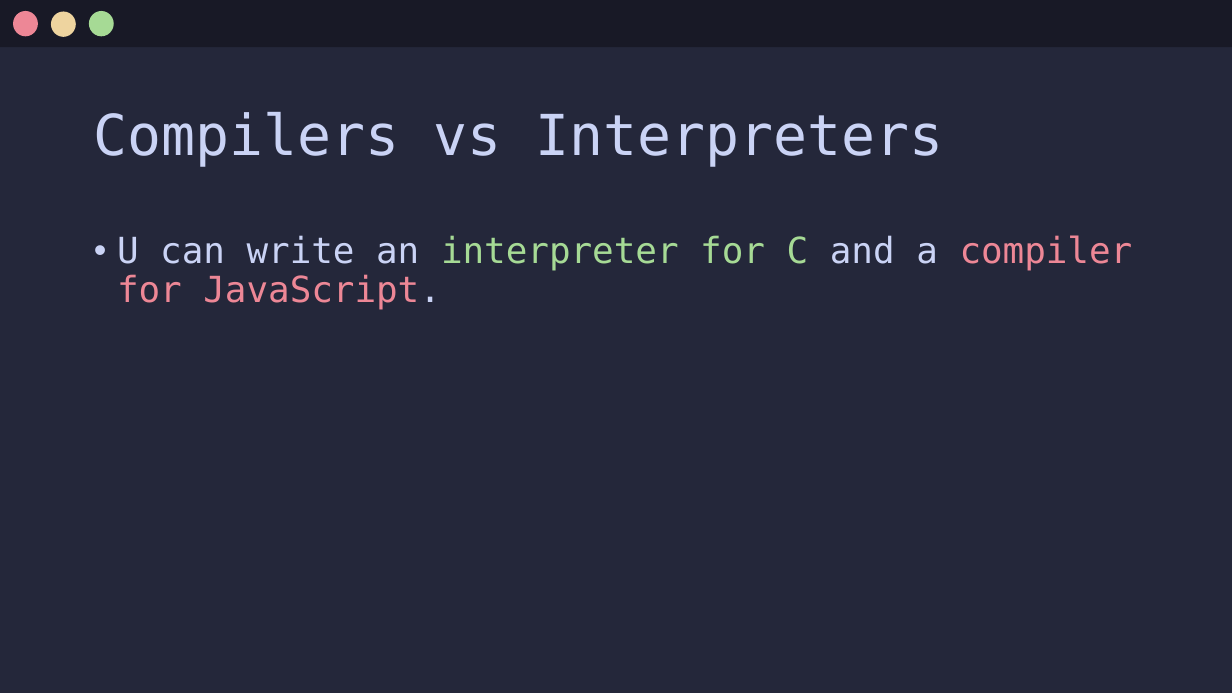
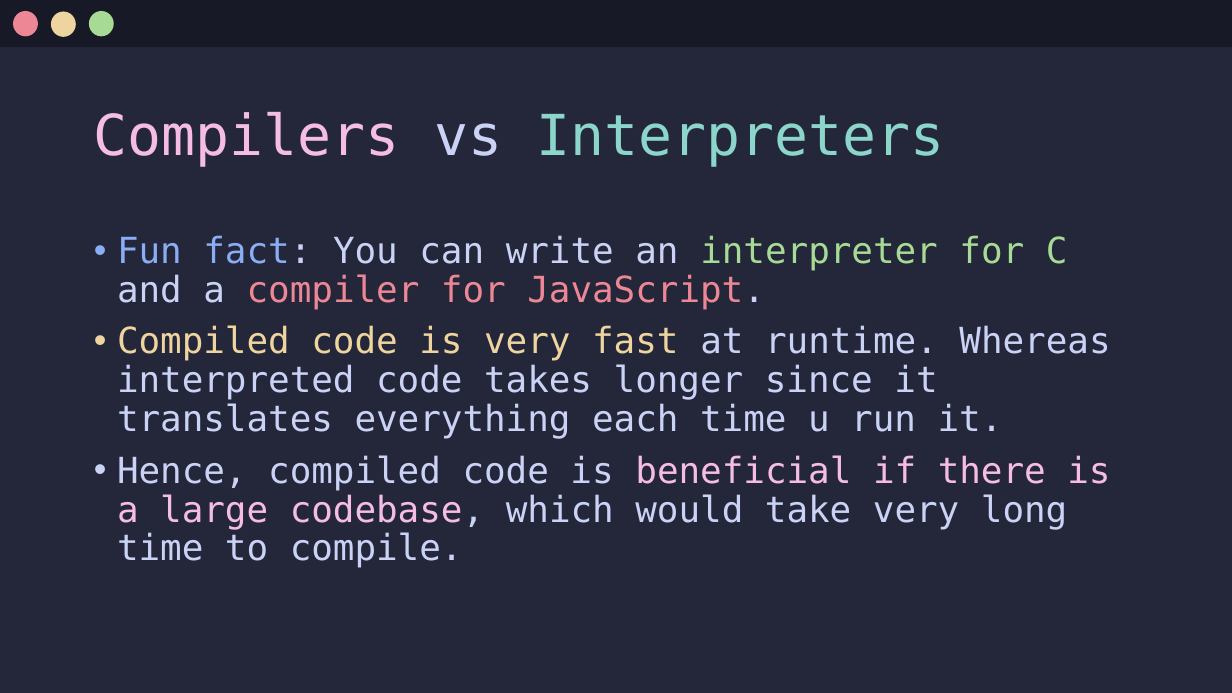
Before and after one commit to Jx-ls/custom-compiler, a slide deck: slide 10 of Compilers.pptx. Drawn at 1232x693 pixels with LibreOffice and Linux fonts; fonts in the diff are those of the drawing. Boxes give left, top, right and bottom in pixels: in the first picture for what was removed or moved away, otherwise in the second. Text is boxed around its words. In the diff, an @@ line names an element or a change of style, - is before the commit and + after.

Commit message:
added jit, optimizers, backend, and colors

```diff
--- a/Compilers.pptx
+++ b/Compilers.pptx
@@ title "Compilers vs Interpreters" at bbox=[94, 112, 944, 167]: text colour #CAD3F5 to #F5BDE6 in "Compilers"; text colour #CAD3F5 to #8BD5CA in "Interpreters" @@
@@ text at bbox=[117, 235, 1110, 568]: text changed; text colour #ED8796 to #CAD3F5 @@
-• U can write an interpreter for C and a compiler for JavaScript.
+• Fun fact: You can write an interpreter for C and a compiler for JavaScript.
+• Compiled code is very fast at runtime. Whereas interpreted code takes longer since it translates everything each time u run it.
+• Hence, compiled code is beneficial if there is a large codebase, which would take very long time to compile.
```
Also in this commit, not shown: 12 other slides changed, 8 slides added, 11 slides removed.
